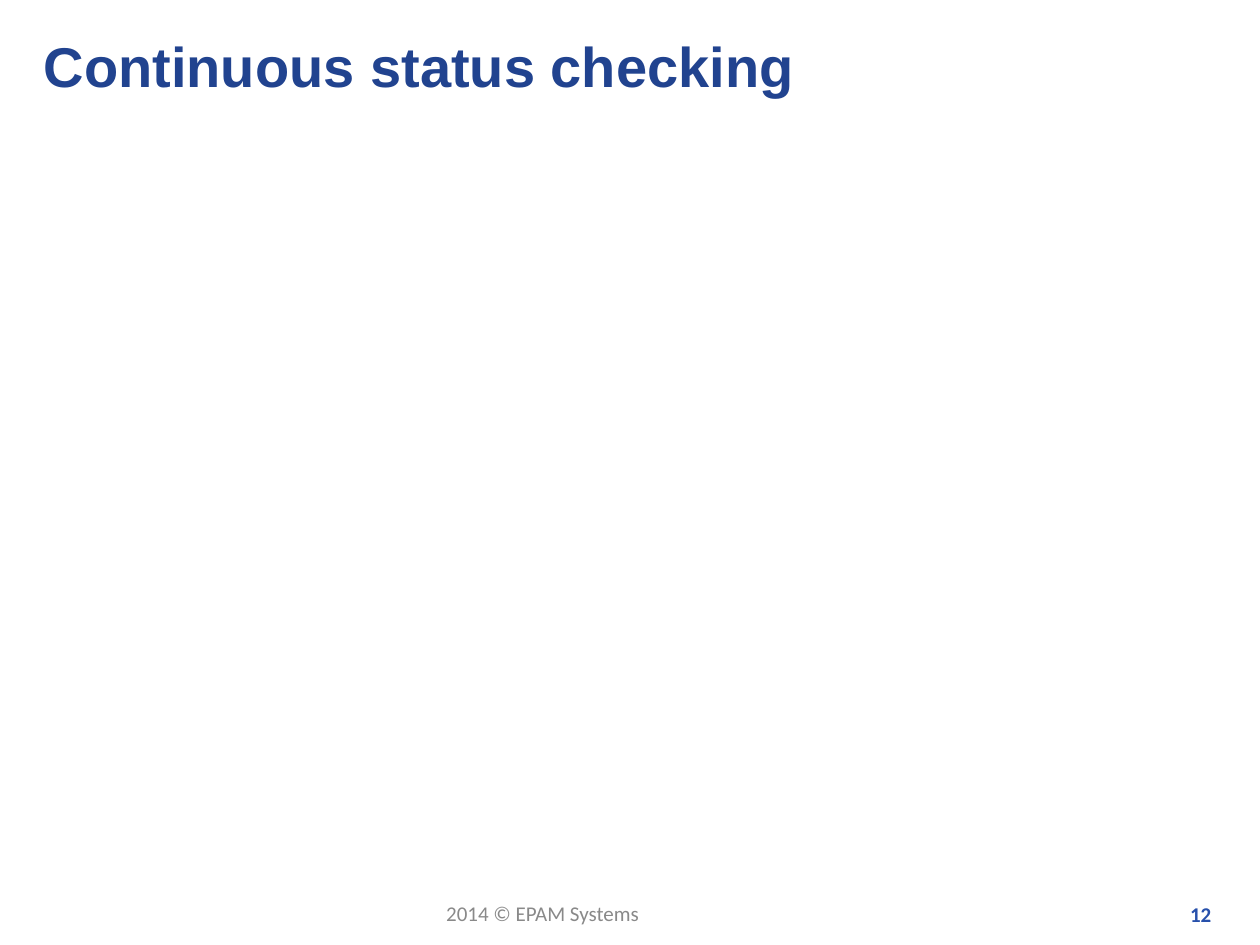
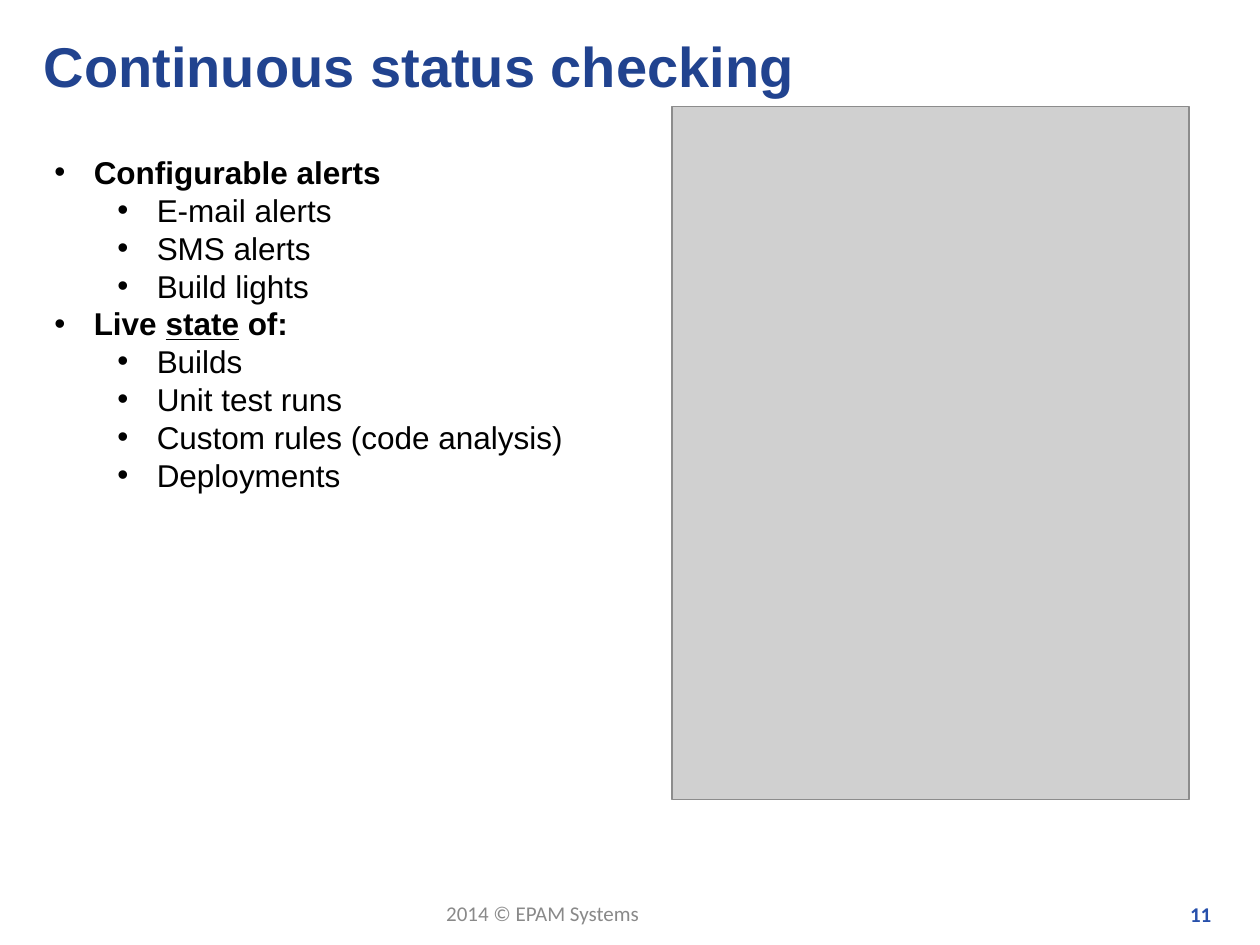
Before and after one commit to santatamas/Build-Automation, a slide deck: slide 11 of presentation/Continuous_Integration.pptx (slide 12 before the commit). Drawn at 1260x945 pixels with LibreOffice and Linux fonts; fonts in the diff are those of the drawing; grey boxes stand for pictures; background and template pictures are left out. Boxes give left, top, right and bottom in pixels: in the first picture for what was removed or moved away, otherwise in the second. Text is boxed around its words. In the diff, an @@ line names an element or a change of style, - is before the commit and + after.

```diff
--- a/presentation/Continuous_Integration.pptx
+++ b/presentation/Continuous_Integration.pptx
@@ picture added at [672, 107, 1188, 800] @@
@@ text added at [94, 161, 562, 493], 18 pt, text #000000 @@
+• Configurable alerts
+  • E-mail alerts
+  • SMS alerts
+  • Build lights
+• Live state of:
+  • Builds
+  • Unit test runs
+  • Custom rules (code analysis)
+  • Deployments
@@ page number at [1190, 908, 1211, 922]: text changed @@
-12
+11
```
Also in this commit, not shown: 2 other slides changed, 2 slides added, 3 slides removed.
